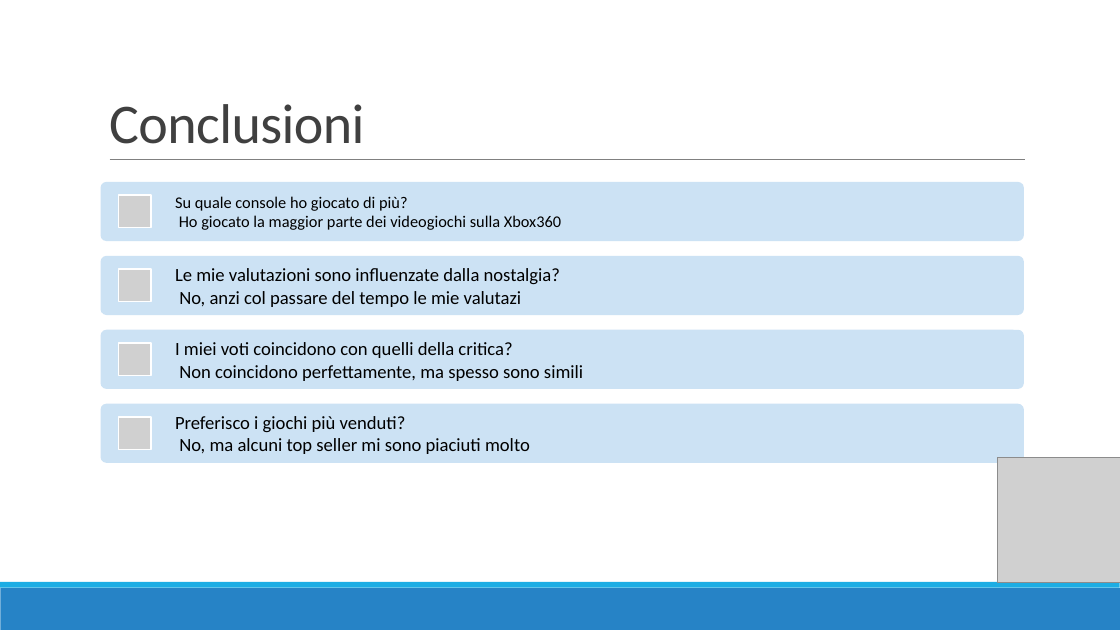
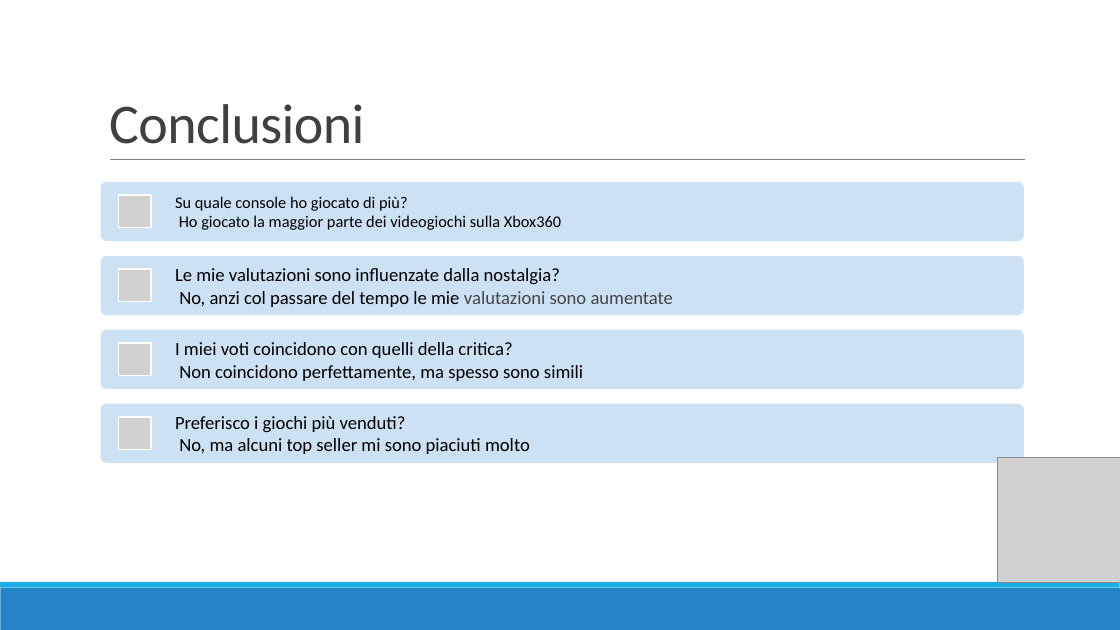
Before and after one commit to StefanoGuida2003/Progetto_Fondamenti_Scienze_dei_Dati, a slide deck: slide 12 of Presentazione.pptx. Drawn at 1120x630 pixels with LibreOffice and Linux fonts; fonts in the diff are those of the drawing; grey boxes stand for pictures. Boxes give left, top, right and bottom in pixels: in the first picture for what was removed or moved away, otherwise in the second. Text is boxed around its words. In the diff, an @@ line names an element or a change of style, - is before the commit and + after.

```diff
--- a/Presentazione.pptx
+++ b/Presentazione.pptx
@@ text at [175,268,673,307]: text changed @@
-Le mie valutazioni sono influenzate dalla nostalgia?
-No, anzi col passare del tempo le mie valutazi
+Le mie valutazioni sono influenzate dalla nostalgia?
+No, anzi col passare del tempo le mie valutazioni sono aumentate
```
Also in this commit, not shown: 1 other slide changed.
